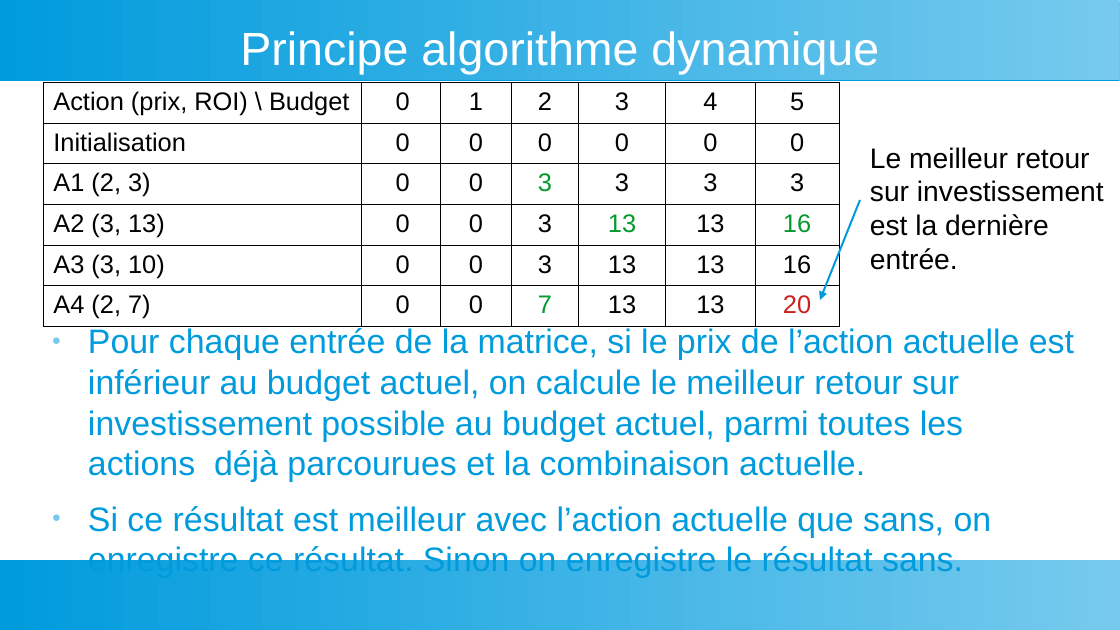
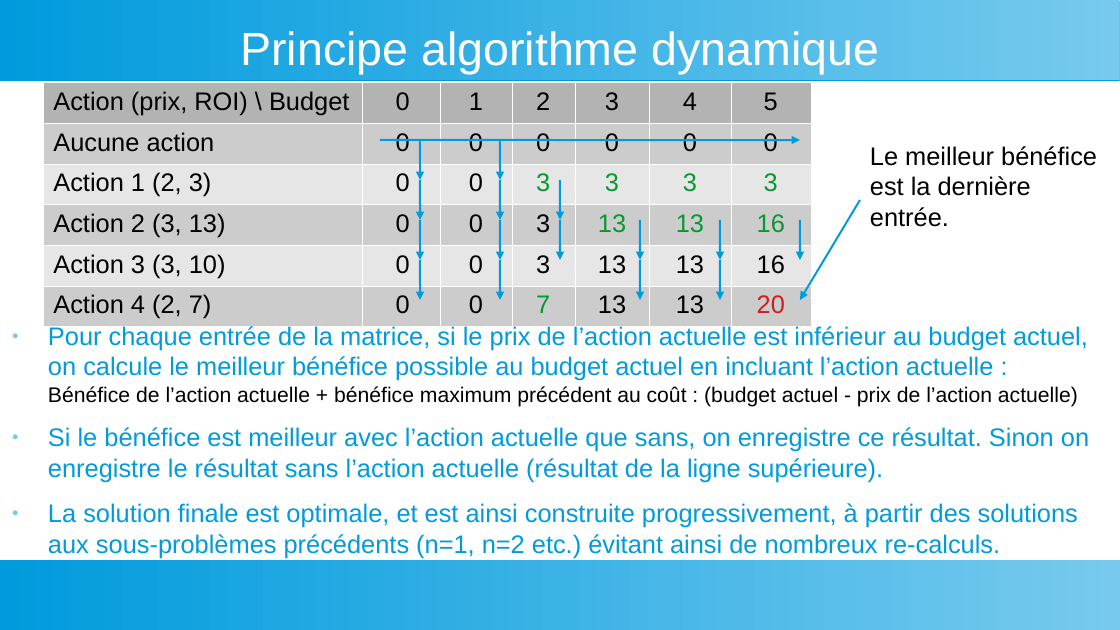
Before and after one commit to YoannDeb/AlgoInvest, a slide deck: slide 3 of Docs/Présentation.odp. Drawn at 1120x630 pixels with LibreOffice and Linux fonts; fonts in the diff are those of the drawing. Boxes give left, top, right and bottom in pixels: in the first picture for what was removed or moved away, otherwise in the second. Text is boxed around its words. In the diff, an @@ line names an element or a change of style, - is before the commit and + after.

```diff
--- a/Docs/Présentation.odp
+++ b/Docs/Présentation.odp
@@ table at (44,82,811,323) @@
-row 2, column 1: Initialisation
+row 2, column 1: Aucune action
-row 3, column 1: A1 (2, 3)
+row 3, column 1: Action 1 (2, 3)
-row 4, column 1: A2 (3, 13)
+row 4, column 1: Action 2 (3, 13)
-row 5, column 1: A3 (3, 10)
+row 5, column 1: Action 3 (3, 10)
-row 6, column 1: A4 (2, 7)
+row 6, column 1: Action 4 (2, 7)
@@ fill none to #B3B3B3 in row 1 @@
@@ fill none to #CCCCCC in 21 cells @@
@@ fill none to #E6E6E6 in 14 cells @@
@@ text colour #000000 to #069A2E in "3", "3", "3", "13" @@
@@ borders changed @@
@@ table: place and size @@
-table at (44,82,841,323)
+table at (44,82,811,323)
@@ arrow added from (380, 140) to (800, 140), #009BDD 1.42 pt @@
@@ arrow added from (420, 140) to (420, 180), #009BDD 1.42 pt @@
@@ arrow added from (500, 140) to (500, 180), #009BDD 1.42 pt @@
@@ text at (870,146,1097,227): text changed; size 20 to 18 pt @@
-Le meilleur retour sur investissement est la dernière entrée.
+Le meilleur bénéfice est la dernière entrée.
@@ arrow added from (420, 180) to (420, 221), #009BDD 1.42 pt @@
@@ arrow added from (500, 180) to (500, 221), #009BDD 1.42 pt @@
@@ arrow added from (560, 180) to (560, 221), #009BDD 1.42 pt @@
@@ arrow moved from (860, 200) - (820, 300) to (860, 200) - (800, 300) @@
@@ arrow added from (420, 221) to (420, 260), #009BDD 1.42 pt @@
@@ arrow added from (500, 221) to (500, 260), #009BDD 1.42 pt @@
@@ arrow added from (560, 221) to (560, 260), #009BDD 1.42 pt @@
@@ arrow added from (640, 221) to (640, 260), #009BDD 1.42 pt @@
@@ arrow added from (721, 221) to (721, 260), #009BDD 1.42 pt @@
@@ arrow added from (800, 221) to (800, 260), #009BDD 1.42 pt @@
@@ arrow added from (420, 260) to (420, 300), #009BDD 1.42 pt @@
@@ arrow added from (500, 260) to (500, 300), #009BDD 1.42 pt @@
@@ arrow added from (640, 260) to (640, 300), #009BDD 1.42 pt @@
@@ arrow added from (721, 260) to (721, 300), #009BDD 1.42 pt @@
@@ text at (48,324,1089,558): text changed; size 24 to 18 pt @@
-● Pour chaque entrée de la matrice, si le prix de l’action actuelle est inférieur au budget actuel, on calcule le meilleur retour sur investissement possible au budget actuel, parmi toutes les actions déjà parcourues et la combinaison actuelle.
-● Si ce résultat est meilleur avec l’action actuelle que sans, on enregistre ce résultat. Sinon on enregistre le résultat sans.
+● Pour chaque entrée de la matrice, si le prix de l’action actuelle est inférieur au budget actuel, on calcule le meilleur bénéfice possible au budget actuel en incluant l’action actuelle : Bénéfice de l’action actuelle + bénéfice maximum précédent au coût : (budget actuel - prix de l’action actuelle)
+● Si le bénéfice est meilleur avec l’action actuelle que sans, on enregistre ce résultat. Sinon on enregistre le résultat sans l’action actuelle (résultat de la ligne supérieure).
+● La solution finale est optimale, et est ainsi construite progressivement, à partir des solutions aux sous-problèmes précédents (n=1, n=2 etc.) évitant ainsi de nombreux re-calculs.
```
Also in this commit, not shown: 3 other slides changed, 2 slides added, 2 slides removed, 2 other files.
